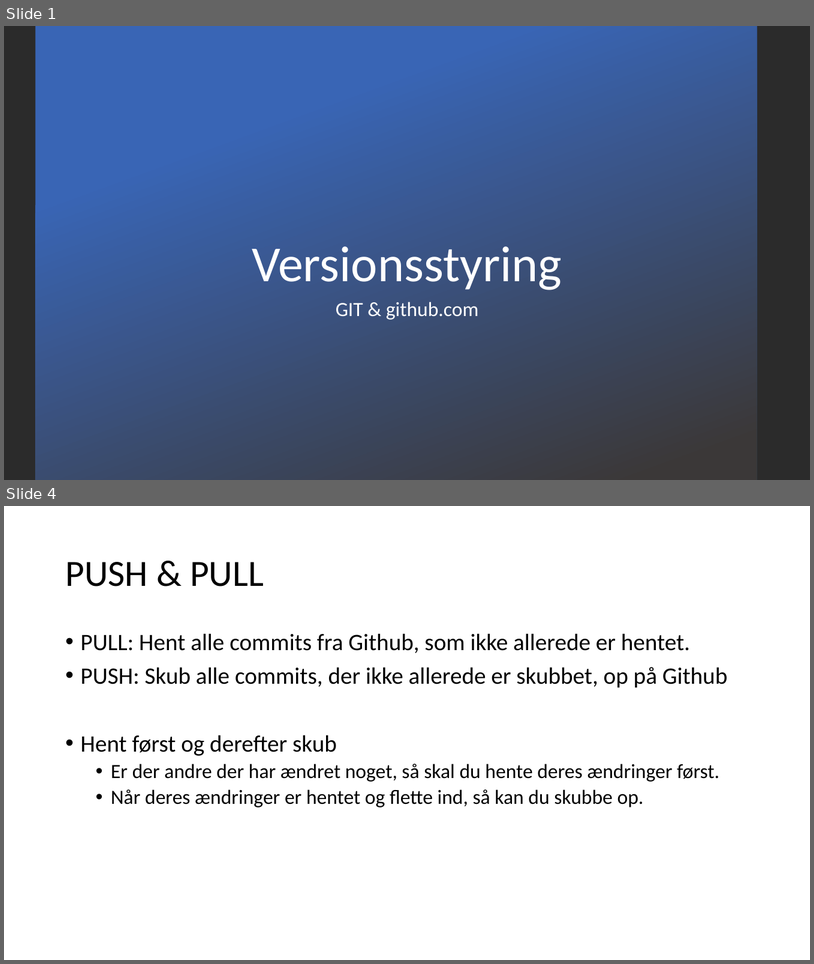
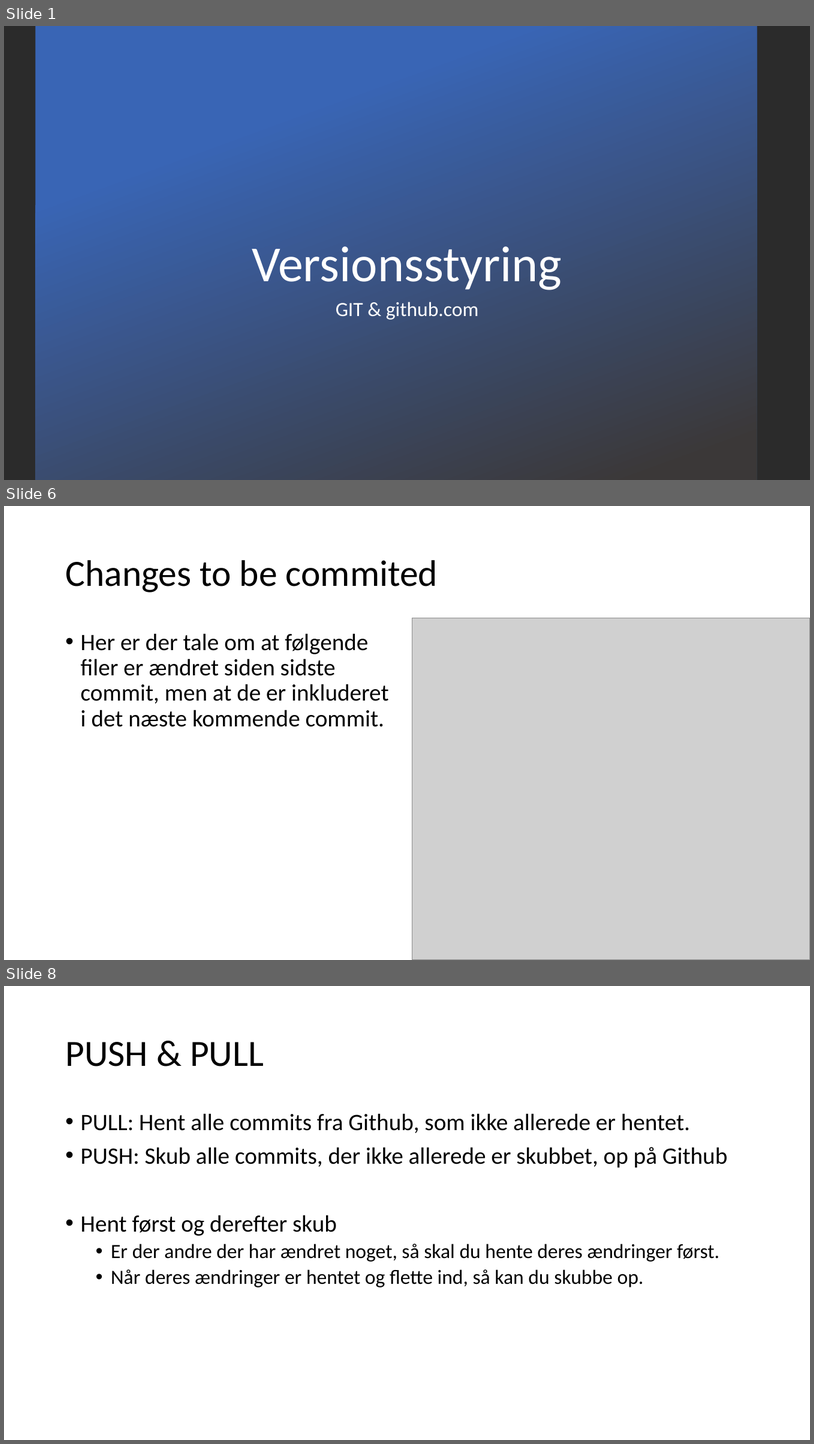
Before and after one commit to Paepke-cph/Git-Workshop, a slide deck: Docs/Versionsstyring.pptx. Shown one above the other, each under a label of ours: slides 1 and 4 before the commit, slides 1, 6 and 8 after it; the slides between them are not shown. The pictures are 814x964 and 814x1444 pixels, drawn with LibreOffice and Linux fonts; fonts in the diff are those of the drawing; grey boxes stand for pictures; background and template pictures are left out; a plain dark background stands for a picture behind light text. Boxes give left, top, right and bottom in pixels: in the first picture for what was removed or moved away, otherwise in the second. Text is boxed around its words. In the diff, an @@ line names an element or a change of style, - is before the commit and + after.

```diff
--- a/Docs/Versionsstyring.pptx
+++ b/Docs/Versionsstyring.pptx
@@ slide 6 added at <box>4,506,810,960</box>, background #FFFFFF @@
@@ title added at <box>65,560,438,592</box>, 44 pt, text #000000 @@
+Changes to be commited
@@ picture added at <box>413,618,810,960</box> @@
@@ text added at <box>81,633,389,727</box>, 28 pt, text #000000 @@
+• Her er der tale om at følgende filer er ændret siden sidste commit, men at de er inkluderet i det næste kommende commit.
@@ what was slide 4 is now slide 8 @@
```
Also in this commit, not shown: 2 slides changed, 9 other slides added, 4 other files.
